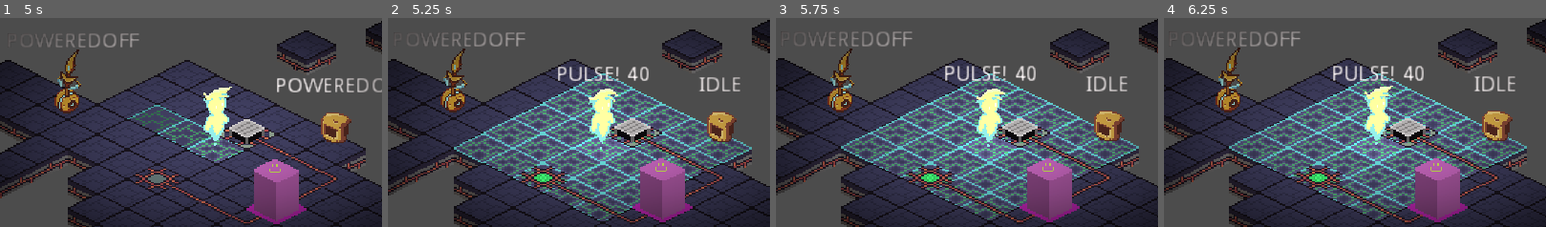
Above: before the commit, frames 1-4 (left to right).
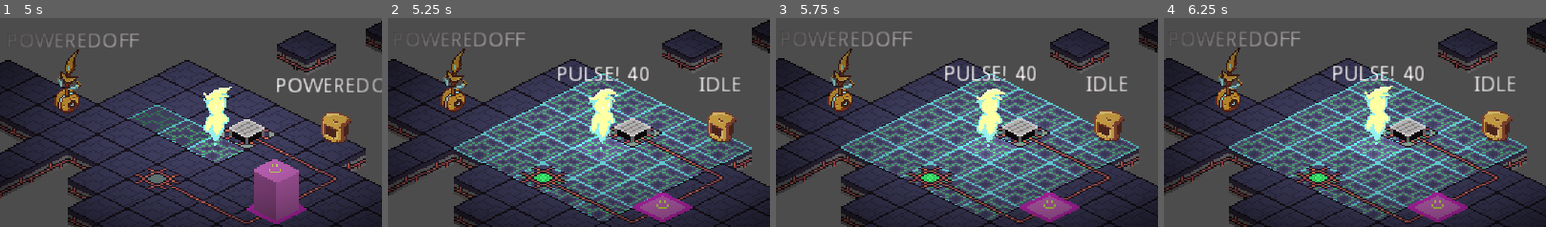
Above: after the commit, the same moments.

Repository: best-godot-team-ever/GoGodotJam
Game: Godot game, scene res://src/Levels/TestLevel.tscn
Two runs of this game, one before a commit and one after it. Both use one fixed random seed, a clock stepped at 60 frames per second and the inputs below.
Inputs (mouse positions are % of the whole screen's width and height, from its top left):
- Up to frame 1 (5 s): tap Enter at 0.5 s; move the mouse to (72, 41) at 0.52 s; tap Down (aim_down) at 0.6 s; move the mouse to (30, 52) at 1.27 s; hold S 1.28-2.03 s; tap Left (aim_left) at 1.35 s; move the mouse to (60, 23) at 2.02 s; tap D (aim_right) at 2.1 s; move the mouse to (45, 68) at 2.77 s; tap W (aim_up) at 2.85 s; move the mouse to (80, 63) at 3.52 s; hold S from 3.53 s (still down); click (80, 63) at 3.6 s; move the mouse to (20, 31) at 4.27 s; tap Space (commit_move) at 4.35 s
- Up to frame 2 (5.25 s): keep holding S; move the mouse to (55, 47) at 5.02 s; tap E (commit_pulse) at 5.1 s
- Up to frame 3 (5.75 s): keep holding S
- Up to frame 4 (6.25 s): move the mouse to (35, 20) at 5.77 s; release S at 5.78 s; tap R at 5.85 s
The pictures show only the part of the screen within x 22-72%, y 16-66%; the shares and areas given below are measured in that part.

Frame 1 is identical in both runs. In frame 2, 2.5% of the frame differs, in the area x 66-78%, y 67-97%; in frame 3, 2.5%; in frame 4, 2.5%.
Error before the commit: Invalid get index 'trigger_feeding_list' (on base: 'Node2D (EnergyTrigger.gd)'). (res://src/Machines_and_Triggers/Triggers/EnergyTrigger.gd:18)

Commit message:
machines FIXED

Diff:
--- a/src/Machines_and_Triggers/Machines/Machine.gd
+++ b/src/Machines_and_Triggers/Machines/Machine.gd
@@ -8,7 +8,7 @@
 func _ready() -> void:
 	for trigger_path in _link_with_triggers:
 		var trigger = get_node(trigger_path)
-		trigger.machine_conection_list.append(trigger)
+		trigger.machine_conection_list.append(self)
 
 func start_turn() -> void:
 	if ! trigger_feeding_list.empty():
